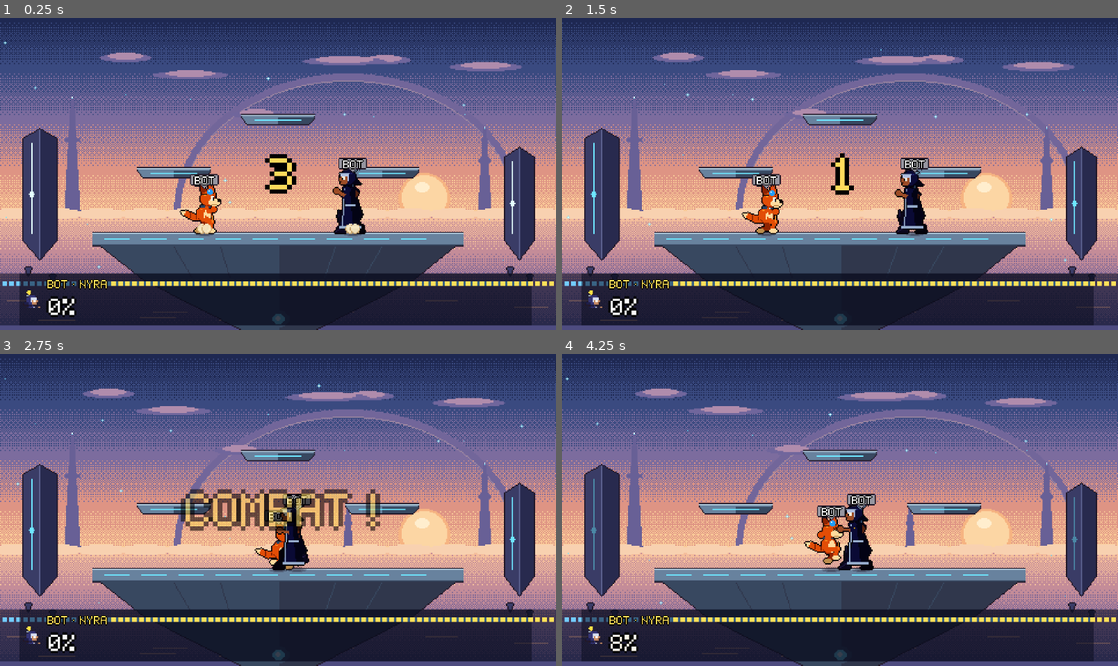
Above: before the commit, frames 1-4 (two rows, left to right).
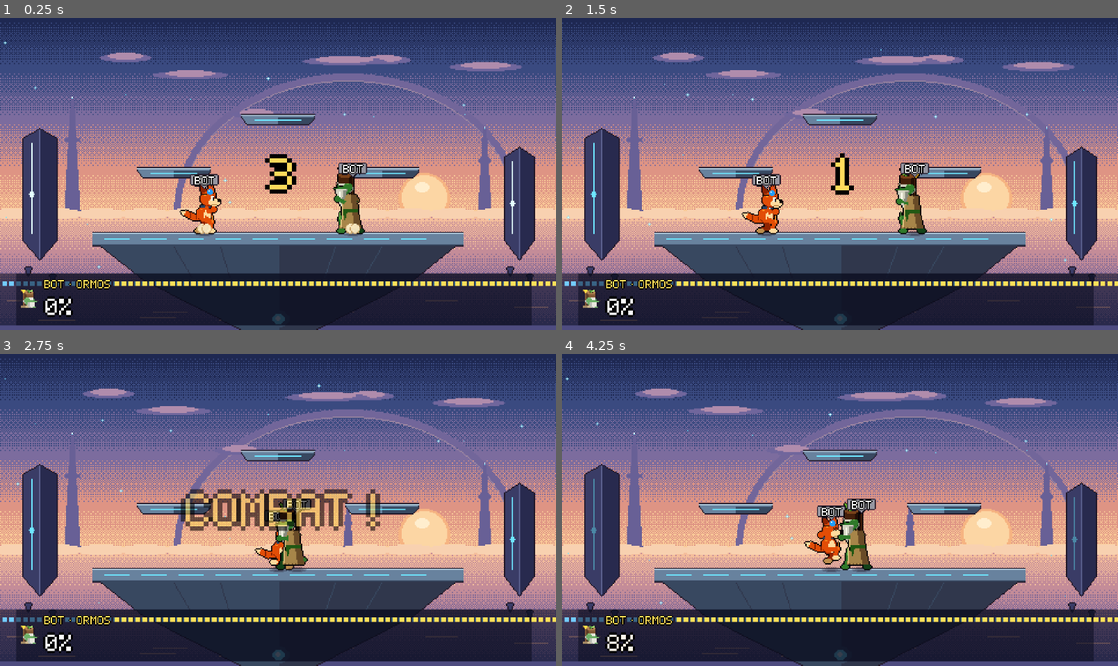
Above: after the commit, the same moments.

Repository: LucasLaurens/eco_clash
Game: Godot game, scene res://tests/test_runner.tscn
The game is run twice, just before and just after one commit, with the same random seed, the same clock (stepped at 60 frames per second) and the same inputs. This scene is started directly instead of the project's main scene.
Inputs:
- Up to frame 1 (0.25 s): no input
- Up to frame 2 (1.5 s): hold D from 0.53 s (still down); tap F at 0.6 s; tap W at 0.77 s; tap G at 1.35 s
- Up to frame 3 (2.75 s): tap W at 1.52 s; release D at 2.03 s; hold A from 2.03 s (still down); tap K at 2.1 s
- Up to frame 4 (4.25 s): release A at 2.78 s; hold D from 2.78 s (still down); tap L at 2.85 s; tap W at 3.02, 3.77 s; tap F at 3.6 s

The runs differ from the first frame. In frame 1, 2.7% of the frame differs, in the area x 2-100%, y 44-99%; in frame 2, 2.7%; in frame 3, 2.6%; in frame 4, 2.8%.

Commit message:
feat(roster): six fighters, Metal Head Grondak, Ormos, Vargo and Kragg
Kael gets a military cut: shaved sides and a long blond crest standing
up and back. Grondak becomes a Metal Head brute like their leader: dark
hide, bone carapace and dorsal spikes, horned skull with a glowing
forehead gem, mandible tusks.

Ormos replaces Nyra: an old green sage with a white beard, a log hat
sprouting leaves, a linen robe and a wooden staff; same moves.

Two new fighters:
- Vargo, desert colossus with a mask-helmet and a heavy cannon;
  special PACIFICATEUR, a slow dark-eco shot that launches far.
- Kragg, gang boss on a hover chair with an orange eco thruster;
  double jump, special RUÉE DU FAUTEUIL, a horizontal charge.

New eco colours (dark, orange) keep every accent distinct in the HUD.

Diff:
--- a/data/fighters/nyra.tres
+++ b/data/fighters/kragg.tres
@@ -4,65 +4,62 @@
 [ext_resource type="Script" path="res://src/fighters/moves/melee_strike.gd" id="2_melee"]
 [ext_resource type="Script" path="res://src/combat/attack_data.gd" id="3_attack"]
 [ext_resource type="Script" path="res://src/fighters/moves/projectile_shot.gd" id="5_projectile"]
-[ext_resource type="Texture2D" path="res://assets/fighters/nyra.png" id="6_sheet"]
-[ext_resource type="Texture2D" path="res://assets/ui/portrait_nyra.png" id="7_portrait"]
-[ext_resource type="Texture2D" path="res://assets/ui/stock_nyra.png" id="8_stock"]
-[ext_resource type="Texture2D" path="res://assets/fx/eco_bolt.png" id="9_bolt"]
+[ext_resource type="Texture2D" path="res://assets/fighters/kragg.png" id="6_sheet"]
+[ext_resource type="Texture2D" path="res://assets/ui/portrait_kragg.png" id="7_portrait"]
+[ext_resource type="Texture2D" path="res://assets/ui/stock_kragg.png" id="8_stock"]
 
 [sub_resource type="Resource" id="light_hit"]
 script = ExtResource("3_attack")
-damage = 5.0
-base_knockback = 100.0
-knockback_growth = 3.0
+damage = 7.0
+base_knockback = 115.0
+knockback_growth = 3.2
 launch_angle_deg = 40.0
-hitbox_offset = Vector2(24, -27)
-hitbox_size = Vector2(33, 21)
-startup = 0.08
+hitbox_offset = Vector2(24, -24)
+hitbox_size = Vector2(27, 21)
+startup = 0.09
 active = 0.1
-recovery = 0.18
+recovery = 0.2
 
 [sub_resource type="Resource" id="light_move"]
 script = ExtResource("2_melee")
-display_name = "COUP DE BÂTON"
+display_name = "GIFLE BAGUÉE"
 description = ""
 animation = &"attack"
 attack = SubResource("light_hit")
 
 [sub_resource type="Resource" id="special_hit"]
 script = ExtResource("3_attack")
-damage = 7.0
-base_knockback = 90.0
-knockback_growth = 2.4
-launch_angle_deg = 20.0
-hitbox_offset = Vector2(21, -27)
-hitbox_size = Vector2(18, 15)
-startup = 0.16
-active = 0.05
-recovery = 0.28
+damage = 12.0
+base_knockback = 150.0
+knockback_growth = 3.6
+launch_angle_deg = 30.0
+hitbox_offset = Vector2(18, -18)
+hitbox_size = Vector2(36, 30)
+startup = 0.18
+active = 0.22
+recovery = 0.35
 
 [sub_resource type="Resource" id="special_move"]
-script = ExtResource("5_projectile")
-display_name = "ORBE JAUNE"
-description = "TIRE UN ORBE D'ÉCO JAUNE QUI TRAVERSE L'ARÈNE."
+script = ExtResource("2_melee")
+display_name = "RUÉE DU FAUTEUIL"
+description = "LE FAUTEUIL FONCE DROIT DEVANT. DOUBLE SAUT EN VOL STATIONNAIRE."
 animation = &"special"
 attack = SubResource("special_hit")
-speed = 240.0
-lifetime = 1.4
-sprite_sheet = ExtResource("9_bolt")
+lunge = Vector2(360, 0)
 
 [resource]
 script = ExtResource("1_definition")
-id = &"nyra"
-display_name = "NYRA"
-title = "LA SAGE"
-accent_color = Color(1.0, 0.88, 0.35, 1)
+id = &"kragg"
+display_name = "KRAGG"
+title = "LE PATRON"
+accent_color = Color(1.0, 0.62, 0.25, 1)
 sprite_sheet = ExtResource("6_sheet")
 portrait = ExtResource("7_portrait")
 stock_icon = ExtResource("8_stock")
-body_size = Vector2(16, 44)
-run_speed = 115.0
-jump_velocity = 369.0
-air_jumps = 1
-weight = 90.0
+body_size = Vector2(30, 40)
+run_speed = 100.0
+jump_velocity = 352.0
+air_jumps = 2
+weight = 140.0
 light_attack = SubResource("light_move")
 special = SubResource("special_move")
--- /dev/null
+++ b/data/fighters/ormos.tres
@@ -0,0 +1,68 @@
+[gd_resource type="Resource" script_class="FighterDefinition" format=3]
+
+[ext_resource type="Script" path="res://src/fighters/fighter_definition.gd" id="1_definition"]
+[ext_resource type="Script" path="res://src/fighters/moves/melee_strike.gd" id="2_melee"]
+[ext_resource type="Script" path="res://src/combat/attack_data.gd" id="3_attack"]
+[ext_resource type="Script" path="res://src/fighters/moves/projectile_shot.gd" id="5_projectile"]
+[ext_resource type="Texture2D" path="res://assets/fighters/ormos.png" id="6_sheet"]
+[ext_resource type="Texture2D" path="res://assets/ui/portrait_ormos.png" id="7_portrait"]
+[ext_resource type="Texture2D" path="res://assets/ui/stock_ormos.png" id="8_stock"]
+[ext_resource type="Texture2D" path="res://assets/fx/eco_bolt.png" id="9_bolt"]
+
+[sub_resource type="Resource" id="light_hit"]
+script = ExtResource("3_attack")
+damage = 5.0
+base_knockback = 100.0
+knockback_growth = 3.0
+launch_angle_deg = 40.0
+hitbox_offset = Vector2(24, -27)
+hitbox_size = Vector2(33, 21)
+startup = 0.08
+active = 0.1
+recovery = 0.18
+
+[sub_resource type="Resource" id="light_move"]
+script = ExtResource("2_melee")
+display_name = "COUP DE BÂTON"
+description = ""
+animation = &"attack"
+attack = SubResource("light_hit")
+
+[sub_resource type="Resource" id="special_hit"]
+script = ExtResource("3_attack")
+damage = 7.0
+base_knockback = 90.0
+knockback_growth = 2.4
+launch_angle_deg = 20.0
+hitbox_offset = Vector2(21, -27)
+hitbox_size = Vector2(18, 15)
+startup = 0.16
+active = 0.05
+recovery = 0.28
+
+[sub_resource type="Resource" id="special_move"]
+script = ExtResource("5_projectile")
+display_name = "ORBE JAUNE"
+description = "TIRE UN ORBE D'ÉCO JAUNE QUI TRAVERSE L'ARÈNE."
+animation = &"special"
+attack = SubResource("special_hit")
+speed = 240.0
+lifetime = 1.4
+sprite_sheet = ExtResource("9_bolt")
+
+[resource]
+script = ExtResource("1_definition")
+id = &"ormos"
+display_name = "ORMOS"
+title = "LE SAGE"
+accent_color = Color(1.0, 0.88, 0.35, 1)
+sprite_sheet = ExtResource("6_sheet")
+portrait = ExtResource("7_portrait")
+stock_icon = ExtResource("8_stock")
+body_size = Vector2(18, 40)
+run_speed = 115.0
+jump_velocity = 369.0
+air_jumps = 1
+weight = 90.0
+light_attack = SubResource("light_move")
+special = SubResource("special_move")
--- /dev/null
+++ b/data/fighters/vargo.tres
@@ -0,0 +1,68 @@
+[gd_resource type="Resource" script_class="FighterDefinition" format=3]
+
+[ext_resource type="Script" path="res://src/fighters/fighter_definition.gd" id="1_definition"]
+[ext_resource type="Script" path="res://src/fighters/moves/melee_strike.gd" id="2_melee"]
+[ext_resource type="Script" path="res://src/combat/attack_data.gd" id="3_attack"]
+[ext_resource type="Script" path="res://src/fighters/moves/projectile_shot.gd" id="5_projectile"]
+[ext_resource type="Texture2D" path="res://assets/fighters/vargo.png" id="6_sheet"]
+[ext_resource type="Texture2D" path="res://assets/ui/portrait_vargo.png" id="7_portrait"]
+[ext_resource type="Texture2D" path="res://assets/ui/stock_vargo.png" id="8_stock"]
+[ext_resource type="Texture2D" path="res://assets/fx/eco_bolt_dark.png" id="9_bolt"]
+
+[sub_resource type="Resource" id="light_hit"]
+script = ExtResource("3_attack")
+damage = 8.0
+base_knockback = 120.0
+knockback_growth = 3.4
+launch_angle_deg = 35.0
+hitbox_offset = Vector2(27, -30)
+hitbox_size = Vector2(30, 21)
+startup = 0.1
+active = 0.1
+recovery = 0.22
+
+[sub_resource type="Resource" id="light_move"]
+script = ExtResource("2_melee")
+display_name = "CROSSE"
+description = ""
+animation = &"attack"
+attack = SubResource("light_hit")
+
+[sub_resource type="Resource" id="special_hit"]
+script = ExtResource("3_attack")
+damage = 14.0
+base_knockback = 160.0
+knockback_growth = 3.8
+launch_angle_deg = 25.0
+hitbox_offset = Vector2(30, -30)
+hitbox_size = Vector2(24, 18)
+startup = 0.35
+active = 0.05
+recovery = 0.4
+
+[sub_resource type="Resource" id="special_move"]
+script = ExtResource("5_projectile")
+display_name = "PACIFICATEUR"
+description = "TIR LOURD ET LENT D'ÉCO SOMBRE. PROJETTE TRÈS LOIN."
+animation = &"special"
+attack = SubResource("special_hit")
+speed = 170.0
+lifetime = 1.8
+sprite_sheet = ExtResource("9_bolt")
+
+[resource]
+script = ExtResource("1_definition")
+id = &"vargo"
+display_name = "VARGO"
+title = "LE COLOSSE"
+accent_color = Color(0.72, 0.5, 1.0, 1)
+sprite_sheet = ExtResource("6_sheet")
+portrait = ExtResource("7_portrait")
+stock_icon = ExtResource("8_stock")
+body_size = Vector2(20, 46)
+run_speed = 115.0
+jump_velocity = 352.0
+air_jumps = 1
+weight = 125.0
+light_attack = SubResource("light_move")
+special = SubResource("special_move")
--- a/src/fighters/fighter_roster.gd
+++ b/src/fighters/fighter_roster.gd
@@ -1,12 +1,14 @@
 class_name FighterRoster
 extends RefCounted
-## The four selectable fighters, in menu order.
+## The selectable fighters, in menu order.
 
 const DEFINITIONS := [
 	preload("res://data/fighters/kael.tres"),
 	preload("res://data/fighters/pip.tres"),
 	preload("res://data/fighters/grondak.tres"),
-	preload("res://data/fighters/nyra.tres"),
+	preload("res://data/fighters/ormos.tres"),
+	preload("res://data/fighters/vargo.tres"),
+	preload("res://data/fighters/kragg.tres"),
 ]
 
 
--- a/tests/unit/test_roster.gd
+++ b/tests/unit/test_roster.gd
@@ -1,14 +1,14 @@
 extends TestCase
 
 
-func test_four_unique_fighters() -> void:
+func test_six_unique_fighters() -> void:
 	# Arrange
 	var ids: Dictionary[StringName, bool] = {}
 	# Act
 	for definition in FighterRoster.list_all():
 		ids[definition.id] = true
 	# Assert
-	assert_equal(ids.size(), 4, "four distinct ids")
+	assert_equal(ids.size(), 6, "six distinct ids")
 
 
 func test_sheets_match_the_generated_layout() -> void:
Binary file changed: assets/fighters/grondak.png
Binary file changed: assets/fighters/kael.png
Binary file added: assets/fighters/kragg.png
Not shown, added: assets/fighters/kragg.png.import
Binary file removed: assets/fighters/nyra.png
Binary file added: assets/fighters/ormos.png
Not shown, added: assets/fighters/ormos.png.import
Binary file added: assets/fighters/vargo.png
Not shown, changed: assets/fighters/vargo.png.import
Binary file added: assets/fx/eco_bolt_dark.png
Not shown, added: assets/fx/eco_bolt_dark.png.import
Binary file changed: assets/ui/portrait_grondak.png
(and 22 more such lines)
